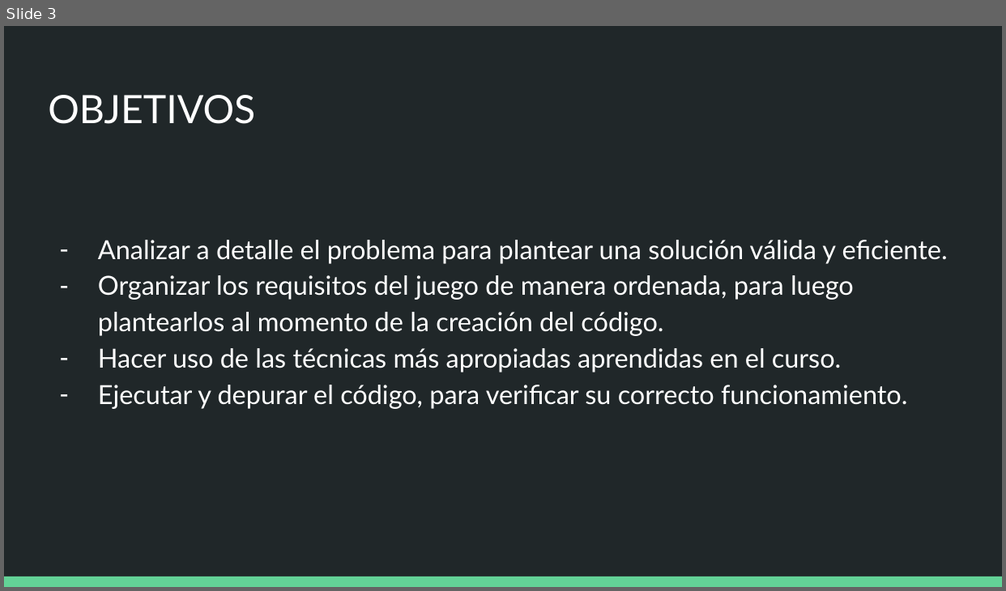
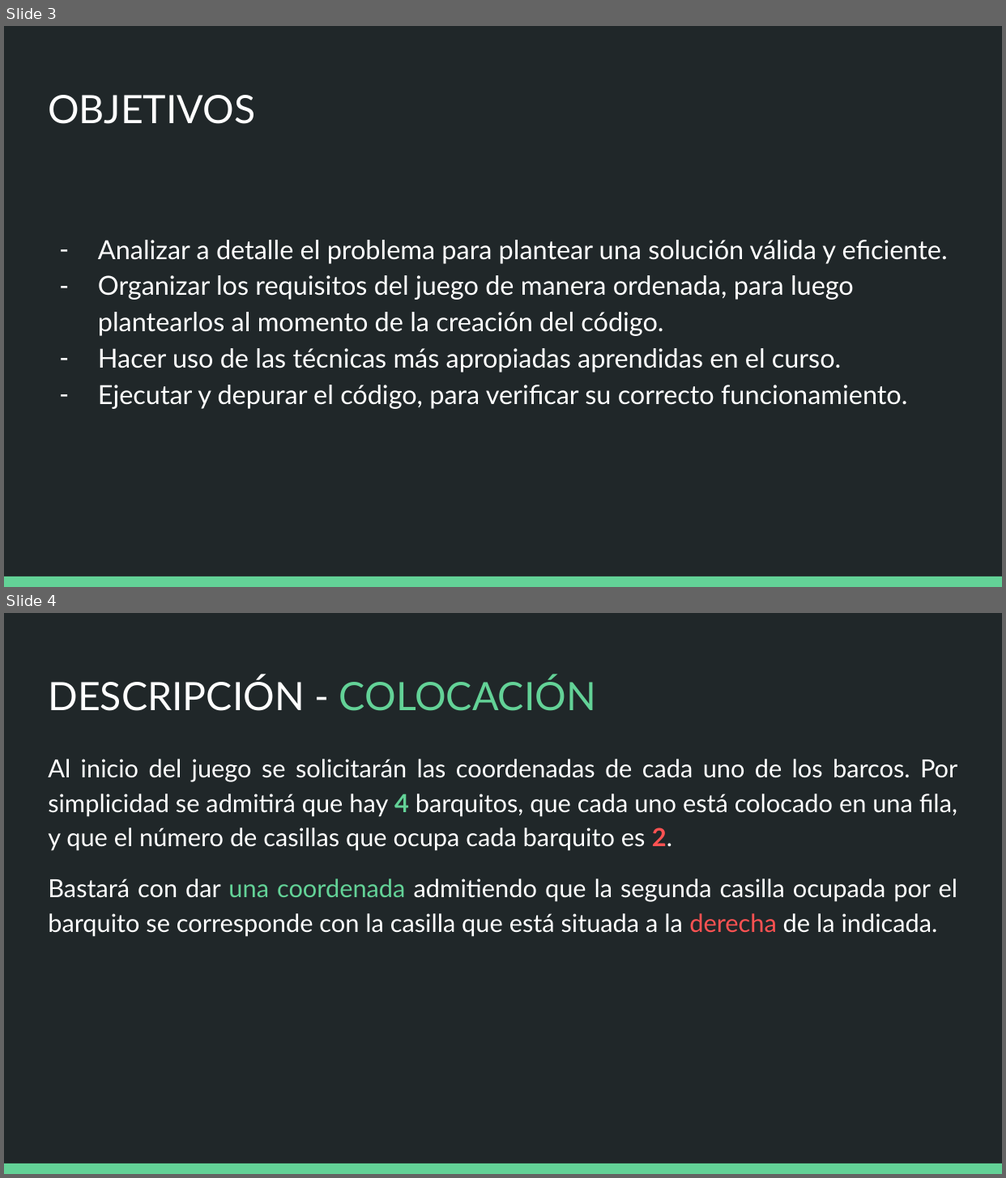
Before and after one commit to Z4N4T3/Sophie, a slide deck: aja.pptx. Shown one above the other, each under a label of ours: slide 3 before the commit, slides 3 and 4 after it. The pictures are 1006x591 and 1006x1178 pixels, drawn with LibreOffice and Linux fonts; fonts in the diff are those of the drawing. Boxes give left, top, right and bottom in pixels: in the first picture for what was removed or moved away, otherwise in the second. Text is boxed around its words. In the diff, an @@ line names an element or a change of style, - is before the commit and + after.

```diff
--- a/aja.pptx
+++ b/aja.pptx
@@ slide 4 added at [4, 613, 1002, 1174], background #202729; not listed: 1 template element that a slide beside it also shows @@
@@ title added at [48, 676, 596, 711], 28.2 pt, text #FFFFFF @@
+DESCRIPCIÓN - COLOCACIÓN
@@ text added at [48, 759, 958, 937], 18 pt, text #FFFFFF @@
+Al inicio del juego se solicitarán las coordenadas de cada uno de los barcos. Por simplicidad se admitirá que hay 4 barquitos, que cada uno está colocado en una fila, y que el número de casillas que ocupa cada barquito es 2.
+Bastará con dar una coordenada admitiendo que la segunda casilla ocupada por el barquito se corresponde con la casilla que está situada a la derecha de la indicada.
```
Also in this commit, not shown: 7 other slides added, 1 slide removed.
